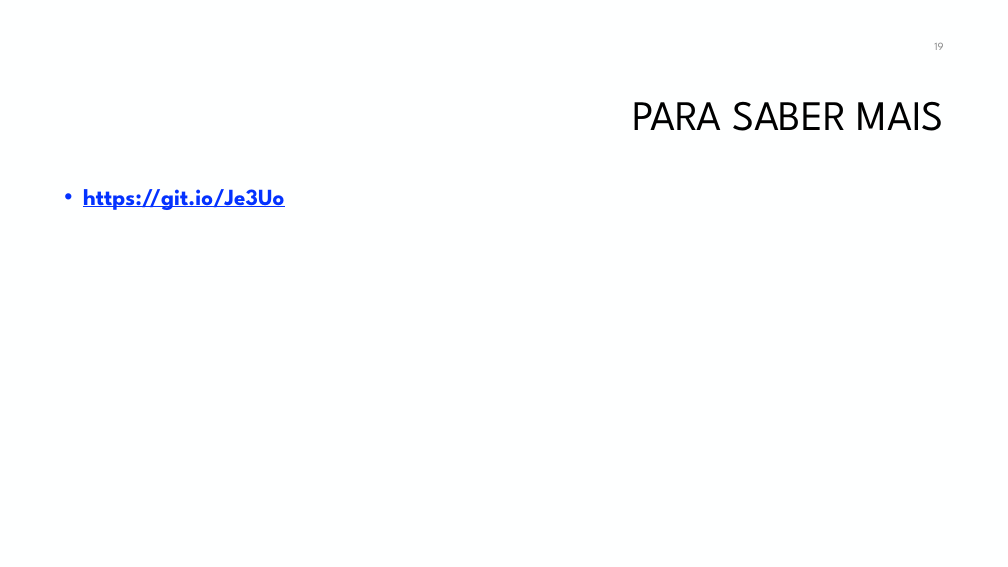
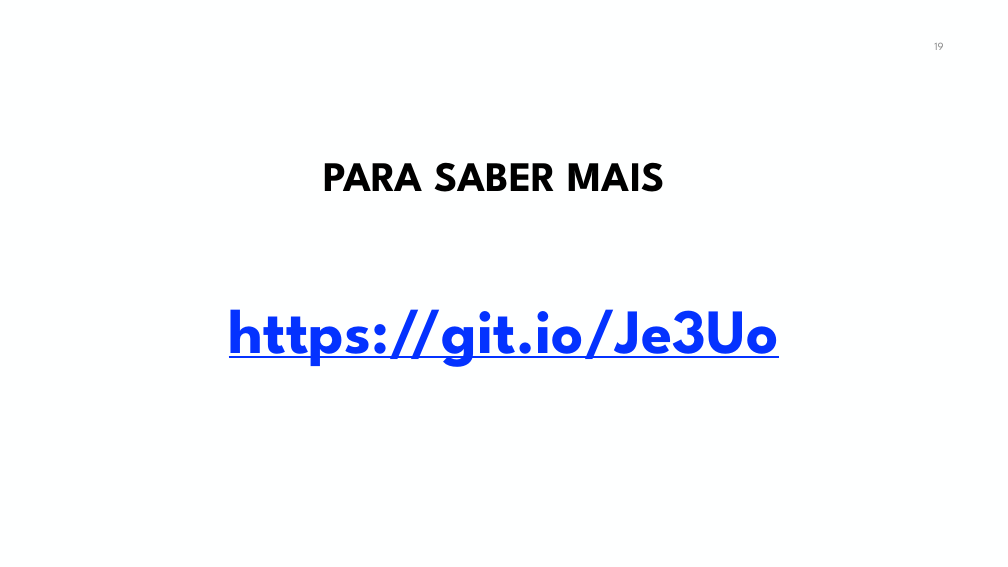
Before and after one commit to manoelcampos/curso-programacao-funcional-java, a slide deck: slide 19 of programacao-funcional-java8.pptx. Drawn at 1008x567 pixels with LibreOffice and Linux fonts; fonts in the diff are those of the drawing; background and template pictures are left out. Boxes give left, top, right and bottom in pixels: in the first picture for what was removed or moved away, otherwise in the second. Text is boxed around its words. In the diff, an @@ line names an element or a change of style, - is before the commit and + after.

```diff
--- a/programacao-funcional-java8.pptx
+++ b/programacao-funcional-java8.pptx
@@ title "PARA SABER MAIS": place and size @@
-title "PARA SABER MAIS" at bbox=[632, 101, 944, 131]
+title "PARA SABER MAIS" at bbox=[324, 162, 664, 192]
@@ title "PARA SABER MAIS" at bbox=[324, 162, 664, 192]: bold on; alignment right to centre @@
@@ text "https://git.io/Je3Uo": place and size @@
-text "https://git.io/Je3Uo" at bbox=[83, 189, 284, 210]
+text "https://git.io/Je3Uo" at bbox=[229, 309, 779, 367]
@@ text "https://git.io/Je3Uo" at bbox=[229, 309, 779, 367]: size 22 to 60 pt; alignment left to centre; bullet • to none @@
```
Also in this commit, not shown: 10 other slides changed, 2 other files.
